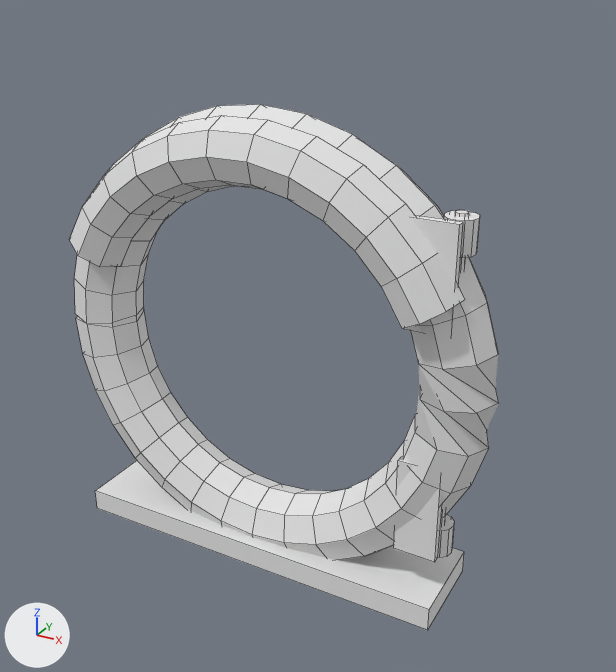
A saved change to the FBX model shared/modeling-kit/out/goo_jar_door.fbx.
Before and after are seen from a camera (50 mm lens) standing at (10.01, -15.99, 14.43) and looking at (1.0, 0.4, 6.24). Every picture has the same lights, and +X, +Y and +Z are marked at lower left. The first picture is the older version. Mesh edges are drawn as thin lines. Vertices at exactly the same position are counted once.

In view in the first picture: 'goo_jar_door'.
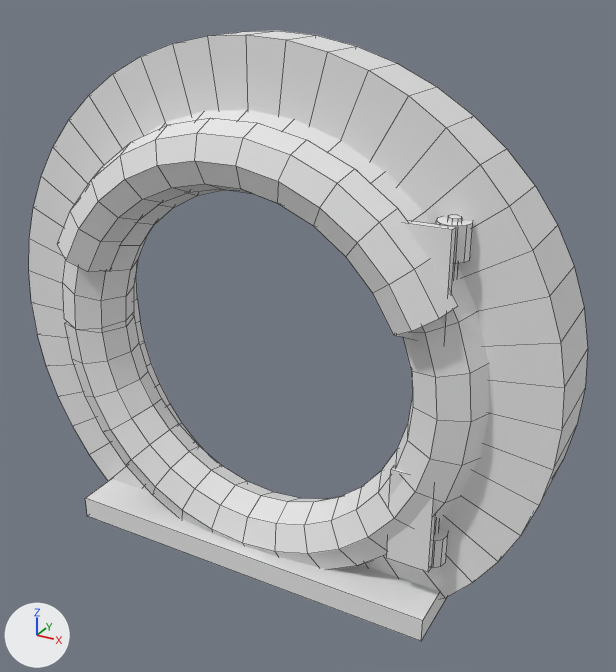
Commit message: fix(modeling-kit): goo jar door frame sealed to the curved jar glass

The change, as a list of edits to the scene's bpy script:
```text
Change me_goo_jar_door:
    used by ob_goo_jar_door; location = (0.0, 0.0, 0.0)
    remove me_goo_jar_door.from_pydata(...)  # 510 vertices, 442 faces; spans x -5.8..5.8, y -1.3..1.3, z 0.0..11.6
    add me_goo_jar_door.from_pydata(...)  # 704 vertices, 634 faces; spans x -7.26..7.26, y -1.71..1.71, z 0.0..13.06
    me_goo_jar_door part 1: the loose piece of 96 vertices spanning x -5.09..5.08, y -1.3..0.2, z 7.49..11.42 is moved by (0.0, -0.41, 0.0)
    me_goo_jar_door part 2: the loose piece of 8 vertices spanning x -5.0..5.0, y -1.1..1.3, z 0.2..0.8 is moved by (0.0, -0.41, 0.0)
    me_goo_jar_door part 3: the loose piece of 24 vertices spanning x 4.39..5.11, y -0.46..0.26, z 1.77..2.52 is moved by (0.0, -0.41, 0.0)
    me_goo_jar_door part 4: the loose piece of 16 vertices spanning x 4.61..4.89, y -0.24..0.04, z 1.7..4.3 is moved by (0.0, -0.41, 0.0)
    me_goo_jar_door part 5: the loose piece of 8 vertices spanning x 3.87..4.9, y -0.65..-0.45, z 1.8..4.2 is moved by (0.0, -0.41, 0.0)
    me_goo_jar_door part 6: the loose piece of 24 vertices spanning x 4.39..5.11, y -0.46..0.26, z 9.07..9.82 is moved by (0.0, -0.41, 0.0)
    me_goo_jar_door part 7: the loose piece of 16 vertices spanning x 4.61..4.89, y -0.24..0.04, z 7.3..9.9 is moved by (0.0, -0.41, 0.0)
    me_goo_jar_door part 8: the loose piece of 8 vertices spanning x 3.87..4.9, y -0.65..-0.45, z 7.4..9.8 is moved by (0.0, -0.41, 0.0)
    me_goo_jar_door part 9: the loose piece of 262 vertices spanning x -5.8..5.8, y -0.8..1.0, z 0.0..11.6 is rebuilt with 264 vertices and now spans x -5.8..5.8, y -1.21..0.59, z 0.0..11.6
    me_goo_jar_door part 10: a new loose piece of 192 vertices spanning x -7.26..7.26, y -0.41..1.71, z 0.2..13.06, in mat_goo_jar_door_vcol (white #e7e7e7)
    other edits to the shape of me_goo_jar_door do not show in these pictures
```

Where the change shows, as pixel boxes [x1, y1, x2, y2] in the pictures (616 x 672 px; the box of a moved part takes in the faces that stretch with it):
'goo_jar_door', reshaped (30% wider, 16% taller)
    before: [69, 104, 498, 630]
    after: [29, 31, 588, 641]
part 1 of me_goo_jar_door, moved or reshaped
    before: [69, 115, 465, 328]
    after: [57, 118, 458, 336]
part 2 of me_goo_jar_door, moved or reshaped
    before: [95, 460, 464, 630]
    after: [85, 479, 446, 641]
part 3 of me_goo_jar_door, moved or reshaped
    before: [438, 515, 455, 557]
    after: [432, 530, 448, 568]
part 4 of me_goo_jar_door, moved or reshaped (mostly hidden)
    before: [440, 511, 446, 525]
    after: [434, 520, 440, 534]
part 5 of me_goo_jar_door, moved or reshaped
    before: [394, 457, 442, 562]
    after: [387, 465, 435, 572]
part 6 of me_goo_jar_door, moved or reshaped
    before: [444, 211, 480, 257]
    after: [436, 217, 473, 263]
part 7 of me_goo_jar_door, moved or reshaped
    before: [455, 210, 469, 271]
    after: [448, 215, 462, 277]
part 8 of me_goo_jar_door, moved or reshaped
    before: [404, 215, 463, 333]
    after: [397, 220, 456, 340]
part 9 of me_goo_jar_door, rebuilt
    before: [74, 104, 498, 560]
    after: [63, 110, 489, 569]
part 10 of me_goo_jar_door, added
    after: [29, 31, 588, 599]
